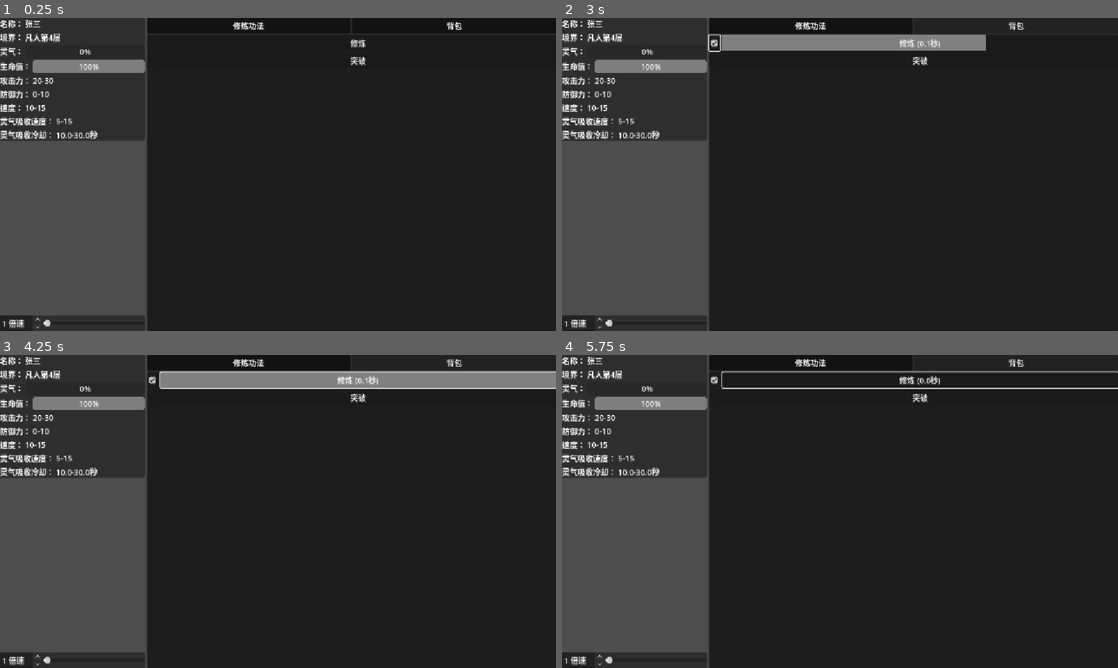
Above: before the commit, frames 1-4 (two rows, left to right).
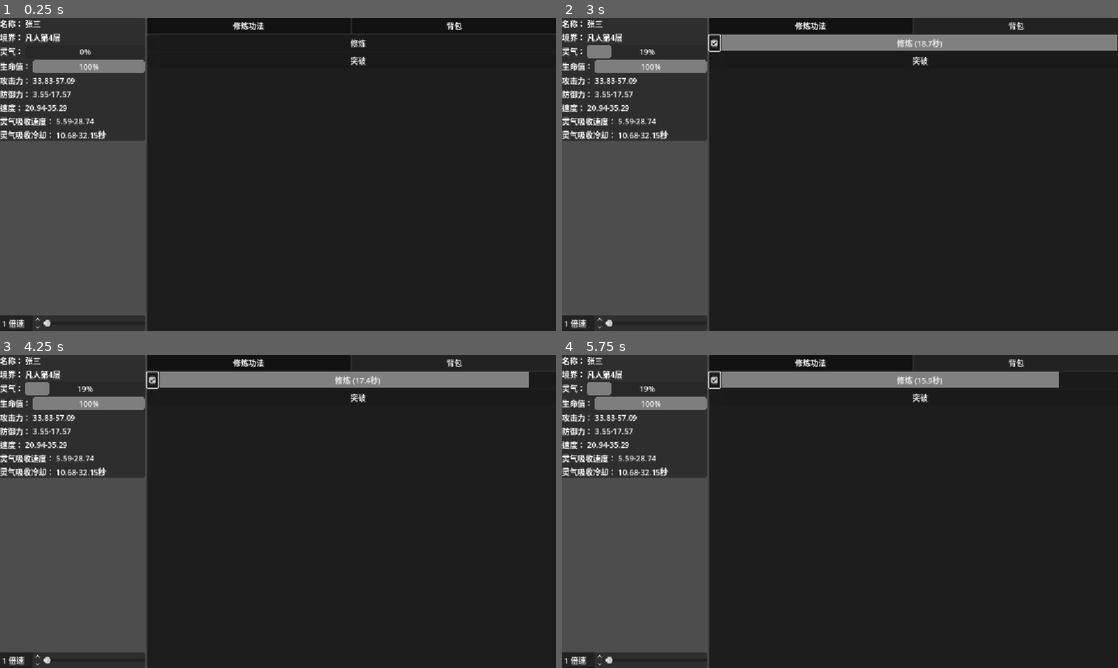
Above: after the commit, the same moments.

Repository: sevenyjl/Cultivation-Game
Game: Godot game, scene res://tscns/main.tscn
The game is run twice, just before and just after one commit, with the same random seed, the same clock (stepped at 60 frames per second) and the same inputs.
Inputs (mouse positions are in pixels of both pictures, inside the frame that each line leads up to):
- Up to frame 1 (0.25 s): no input
- Up to frame 2 (3 s): click "修炼功法" at 0.5 s; click "背包" at 1.25 s; click "修炼功法" at 2 s; click (712, 43) at 2.77 s
- Up to frame 3 (4.25 s): click (355, 380) at 3.5 s, where only the run before the commit has a clickable "修炼 (0.0秒)"
- Up to frame 4 (5.75 s): click (917, 380) at 4.25 s, where only the run before the commit has a clickable "修炼 (0.1秒)"; click (917, 380) at 5 s, where only the run after the commit has a clickable "修炼 (16.7秒)"

The runs differ from the first frame. In frame 1, 0.4% of the frame differs, in the area x 4-20%, y 19-39%; in frame 2, 2.0%; in frame 3, 1.8%; in frame 4, 4.3%, in the area x 4-100%, y 5-39%.
Error before the commit: Invalid assignment of property or key 'min_growth' with value of type 'float' on a base object of type 'Nil'. (res://entity/Base修仙者.gd:70)

Commit message:
fix(数值系统): 修复成长计算中的负数处理问题并调整初始值
修正GrowthBase.gd中负数成长范围的计算逻辑，确保负数方向成长正确
移除RangedValue.gd中不必要的比例计算代码
调整Base修炼者.gd中灵气吸收和冷却时间的初始成长参数

Diff:
--- a/cultivation-godot/entity/Base修仙者.gd
+++ b/cultivation-godot/entity/Base修仙者.gd
@@ -67,9 +67,9 @@
 		spiritual_energy.min_value = 0
 		# 初始最大灵气设置为升级所需值
 		spiritual_energy.max_value = 100
-		absorption_rate.min_growth = 1
-		absorption_rate.max_growth = 5
-		absorption_rate.growth_factor = 10
+		spiritual_energy.min_growth = 10
+		spiritual_energy.max_growth = 100
+		spiritual_energy.growth_factor = 100
 		spiritual_energy.current_value = 0
 	# 初始化灵气吸收速度
 	if absorption_rate == null:
@@ -87,7 +87,7 @@
 		absorption_cooldown.max_value = 30.0
 		# 注意：冷却时间的成长应该是减少的，所以使用负数
 		absorption_cooldown.min_growth = -0.1
-		absorption_cooldown.max_growth = -0.05
+		absorption_cooldown.max_growth = 0
 		absorption_cooldown.growth_factor = 1
 	if speed_stats == null:
 		speed_stats = RandomValue.new()
--- a/cultivation-godot/entity/GrowthBase.gd
+++ b/cultivation-godot/entity/GrowthBase.gd
@@ -21,6 +21,12 @@
 	# 生成随机数：0 到 成长因子的一半
 	var random_factor = randf_range(0, growth_factor / 2)
 
-	# 更新成长范围
-	min_growth = roundf((min_growth + random_factor) * 100) / 100
-	max_growth = roundf((max_growth + (growth_factor - random_factor)) * 100) / 100
+	# 更新成长范围，考虑负数情况
+	if min_growth < 0 and max_growth < 0:
+		# 如果都是负数，则向负数方向成长（减小值）
+		min_growth = roundf((min_growth - random_factor) * 100) / 100
+		max_growth = roundf((max_growth - (growth_factor - random_factor)) * 100) / 100
+	else:
+		# 正常情况，向正数方向成长
+		min_growth = roundf((min_growth + random_factor) * 100) / 100
+		max_growth = roundf((max_growth + (growth_factor - random_factor)) * 100) / 100
--- a/cultivation-godot/entity/RangedValue.gd
+++ b/cultivation-godot/entity/RangedValue.gd
@@ -20,7 +20,3 @@
 		max_value = roundf((max_value + growth_amount - tempData) * 100) / 100
 	else:
 		max_value = roundf((max_value + growth_amount) * 100) / 100
-
-	# 更新当前值（按比例增长）
-	var ratio = current_value / (max_value - growth_amount) if (max_value - growth_amount) != 0 else 1
-	current_value = roundf((max_value * ratio) * 100) / 100
